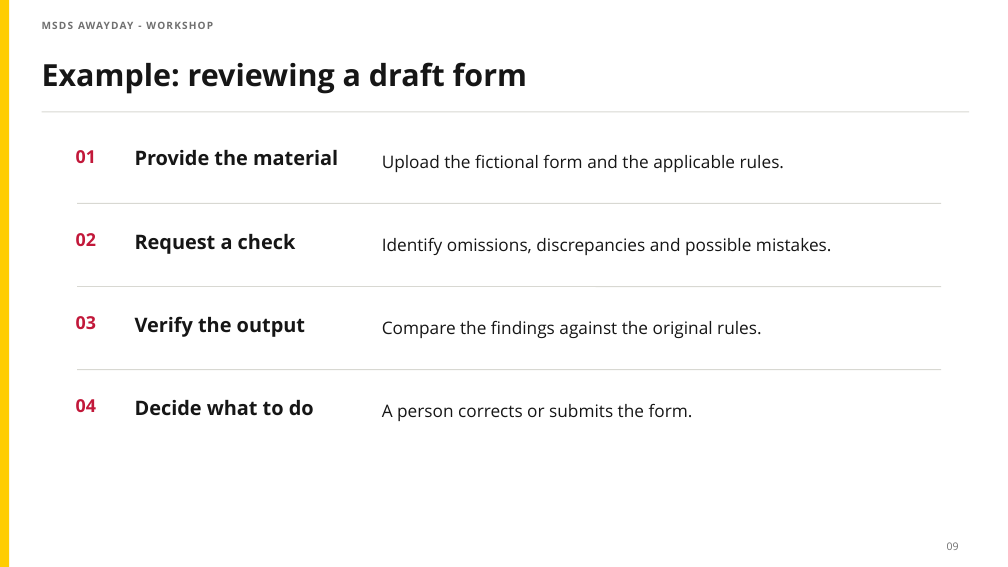
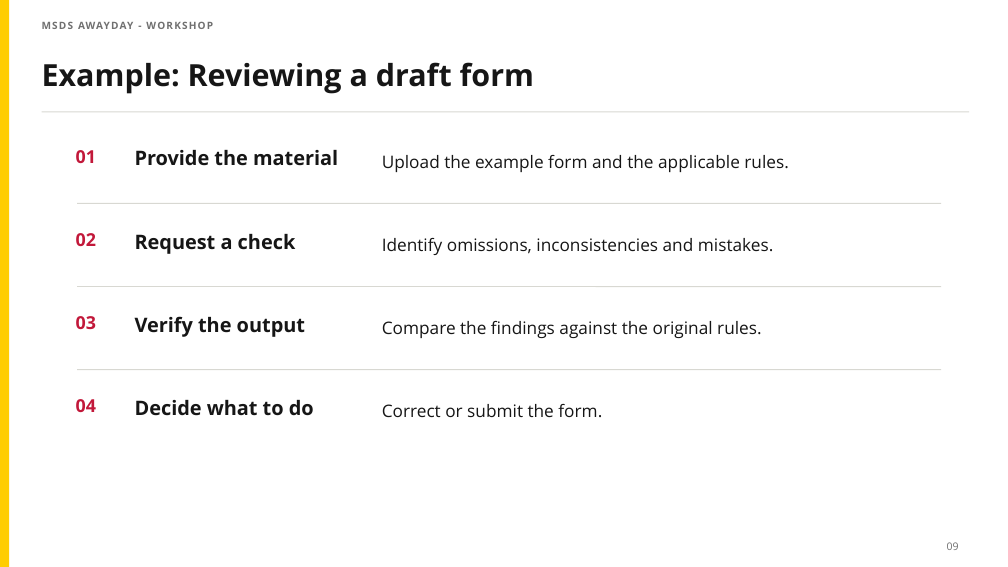
Before and after one commit to zgrtgy/msds-awayday-tutorial, a slide deck: slide 8 of slides/UU_AI_Chat_Admin_Intro.pptx (slide 9 before the commit). Drawn at 1008x567 pixels with LibreOffice and Linux fonts; fonts in the diff are those of the drawing. Boxes give left, top, right and bottom in pixels: in the first picture for what was removed or moved away, otherwise in the second. Text is boxed around its words. In the diff, an @@ line names an element or a change of style, - is before the commit and + after.

```diff
--- a/slides/UU_AI_Chat_Admin_Intro.pptx
+++ b/slides/UU_AI_Chat_Admin_Intro.pptx
@@ text at (42, 62, 534, 94): text changed @@
-Example: reviewing a draft form
+Example: Reviewing a draft form
@@ text at (382, 155, 788, 172): text changed @@
-Upload the fictional form and the applicable rules.
+Upload the example form and the applicable rules.
@@ text at (382, 238, 774, 255): text changed @@
-Identify omissions, discrepancies and possible mistakes.
+Identify omissions, inconsistencies and mistakes.
@@ text at (382, 404, 602, 417): text changed @@
-A person corrects or submits the form.
+Correct or submit the form.
```
Also in this commit, not shown: 5 other slides changed, 1 slide removed, 2 other files.
